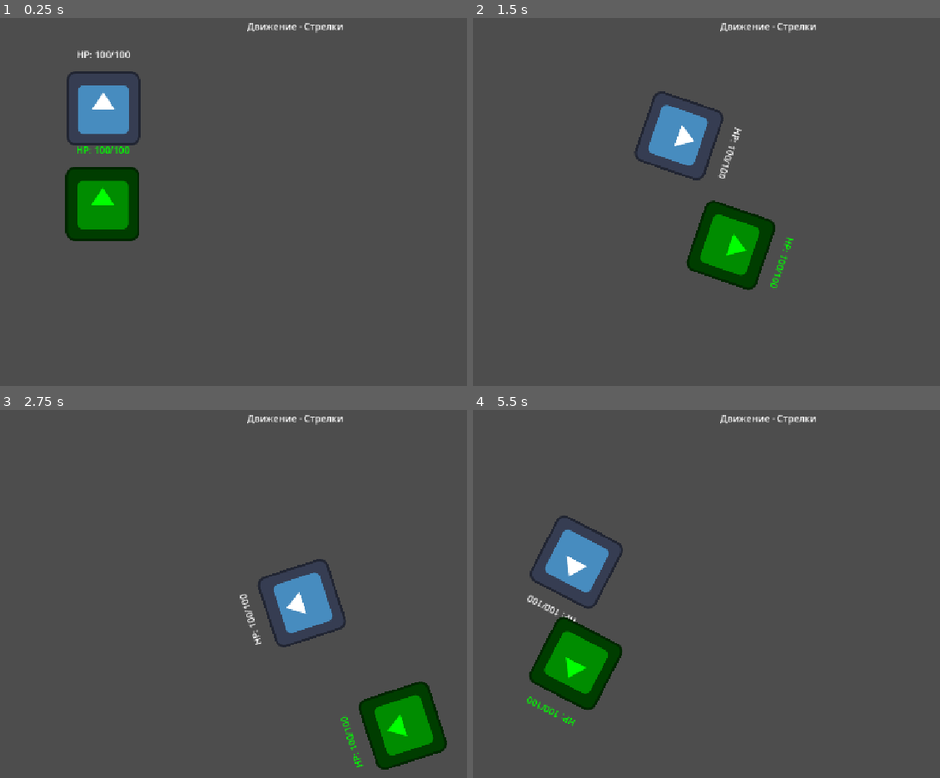
Above: before the commit, frames 1-4 (two rows, left to right).
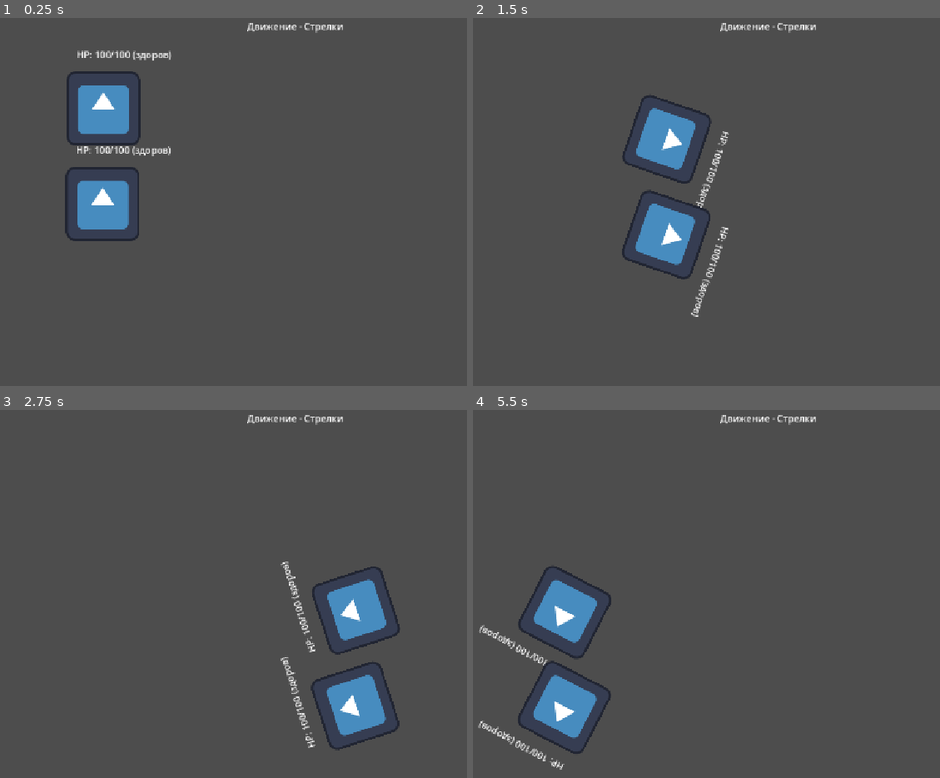
Above: after the commit, the same moments.

Repository: GoloGraFF/godot-lessons
Game: Godot game, scene res://main.tscn
The game is run twice, just before and just after one commit, with the same random seed, the same clock (stepped at 60 frames per second) and the same inputs. The engine's default icon, where the game draws it, is replaced by a stand-in: a white triangle on a blue panel in a dark square.
Inputs:
- Up to frame 1 (0.25 s): no input
- Up to frame 2 (1.5 s): tap Enter (ui_accept) at 0.5, 1.35 s; hold Right (ui_right) 0.53-1.28 s; hold Enter (ui_accept) 0.53-1.28 s; tap Tab (ui_focus_next) at 0.6 s; hold Down (ui_down) from 1.28 s (still down)
- Up to frame 3 (2.75 s): tap Enter (ui_accept) at 1.52, 1.82 s; tap Tab (ui_focus_next) at 1.55, 2.1 s; release Down (ui_down) at 2.03 s; hold Right (ui_right) from 2.03 s (still down); hold Enter (ui_accept) from 2.03 s (still down)
- Up to frame 4 (5.5 s): release Right (ui_right) at 2.78 s; release Enter (ui_accept) at 2.78 s; hold Up (ui_up) 2.78-3.53 s; tap Tab (ui_focus_next) at 2.85, 4.35, 5.1 s; tap Enter (ui_accept) at 3.02, 3.32, 4.52, 4.82 s; hold Enter (ui_accept) 3.53-4.28 s; hold Left (ui_left) 3.53-5.03 s; tap Escape (ui_cancel) at 4.15 s; hold Down (ui_down) from 5.03 s (still down); hold Enter (ui_accept) from 5.03 s (still down)

The runs differ from the first frame. In frame 1, 3.5% of the frame differs, in the area x 13-37%, y 8-61%; in frame 2, 7.4%; in frame 3, 8.6%, in the area x 51-96%, y 40-98%; in frame 4, 7.9%.

Commit message:
добавил статусы герой, добавил запись в devlog

Diff:
--- a/07. lesson 7/hero.gd
+++ b/07. lesson 7/hero.gd
@@ -8,11 +8,13 @@
 
 
 @export var hero_name: String = "Пустое имя"
-@export_range(200.00, 500.00) var speed: float = 200.0
+@export_range(200.00, 500.00) var default_speed: float = 200.0
 @export_range(1, 10) var level: int = 1
 @export var damage_point: int = 10
 @export var heal_point: int = 10
 
+
+var status: String = "здоров"
 var hp: int = MAX_HP
 var gold: int = 0
 var is_alive: bool = true
@@ -25,12 +27,16 @@
 	print("=== ", hero_name, " ===")
 	print("Уровень: ", level)
 	print("HP: ", hp)
-	print("Скорость: ", speed)
+	print("Скорость: ", default_speed)
 	print("Жив: ", is_alive)
-
+	update_status()
 
 func _process(delta: float) -> void:
-	$HPLabel.text = "HP: " + str(hp) + "/" + str(MAX_HP)
+	var speed: float = default_speed
+
+	if Input.is_action_pressed("ui_accept") and status != "при смерти":
+		speed *= 2
+
 	if is_alive:
 		var moving: bool = false
 		if Input.is_action_pressed("ui_left"):
@@ -51,9 +57,37 @@
 			rotation += 2.0 * delta
 		if Input.is_action_just_pressed("ui_cancel"):
 			hp -= damage_point
+			update_status()
+
 		if Input.is_action_just_pressed("ui_focus_next"):
 			hp += heal_point
+			update_status()
+
 		hp = clampi(hp, 0, MAX_HP)
+		$HPLabel.text = "HP: " + str(hp) + "/" + str(MAX_HP) + " (" + status + ")"
 		if hp == 0:
 			is_alive = false
 			print(hero_name, " пал")
+
+
+func update_status() -> void:
+	if hp <= 0:
+		status = "убит"
+	elif hp <= 30:
+		status = "при смерти"
+	elif hp <= 60:
+		status = "ранен"
+	else:
+		status = "здоров"
+
+	match status:
+		"здоров":
+			self.modulate = Color.WHITE
+		"ранен":
+			self.modulate = Color.YELLOW
+		"при смерти":
+			self.modulate = Color.RED
+		"убит":
+			self.modulate = Color.BLACK #GRAY не видно изменений
+		_:
+			print("неверное значение")
--- a/07. lesson 7/main.tscn
+++ b/07. lesson 7/main.tscn
@@ -7,10 +7,9 @@
 [node name="HeroA" parent="." unique_id=1538399988 instance=ExtResource("1_ig7tw")]
 position = Vector2(209, 168)
 hero_name = "Герой 1"
-speed = 236.84199999999998
+speed = 236.842
 
 [node name="HeroB" parent="." unique_id=1604779475 instance=ExtResource("1_ig7tw")]
-modulate = Color(0, 1, 0, 1)
 position = Vector2(208, 333)
 hero_name = "Герой 2"
 speed = 357.895
--- a/07. lesson 7/project.godot
+++ b/07. lesson 7/project.godot
@@ -13,6 +13,7 @@
 config/name="05. modulo 0 final"
 run/main_scene="uid://5itvt47gkw04"
 config/features=PackedStringArray("4.7", "GL Compatibility")
+run/max_fps=30
 config/icon="res://icon.svg"
 
 [debug]
Not shown, changed: DEVLOG.md
